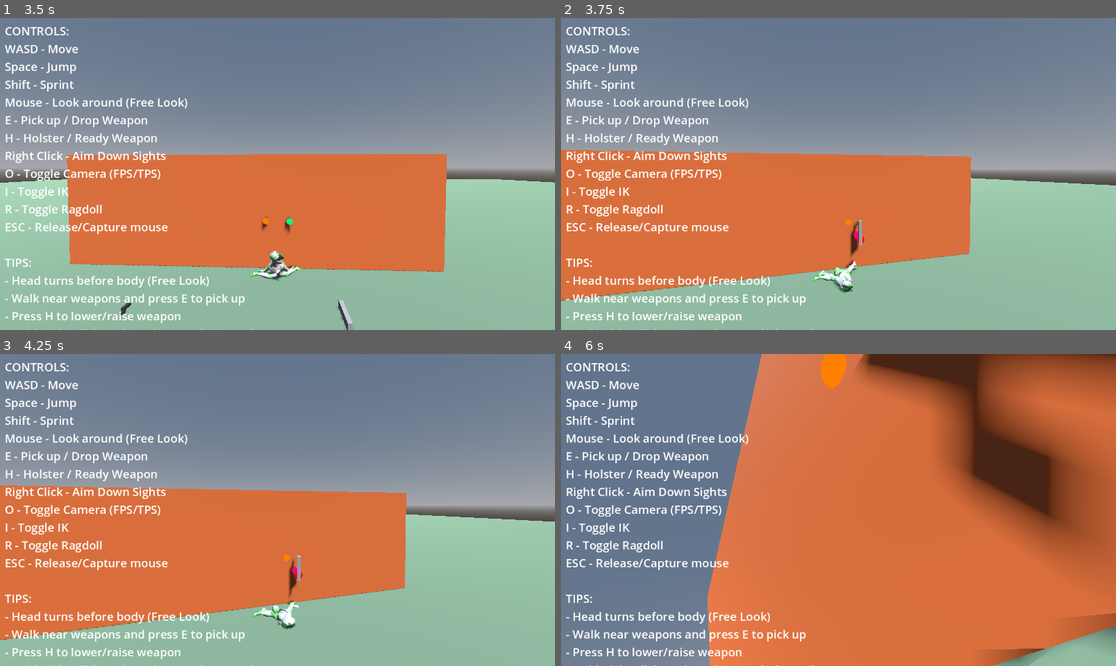
Above: before the commit, frames 1-4 (two rows, left to right).
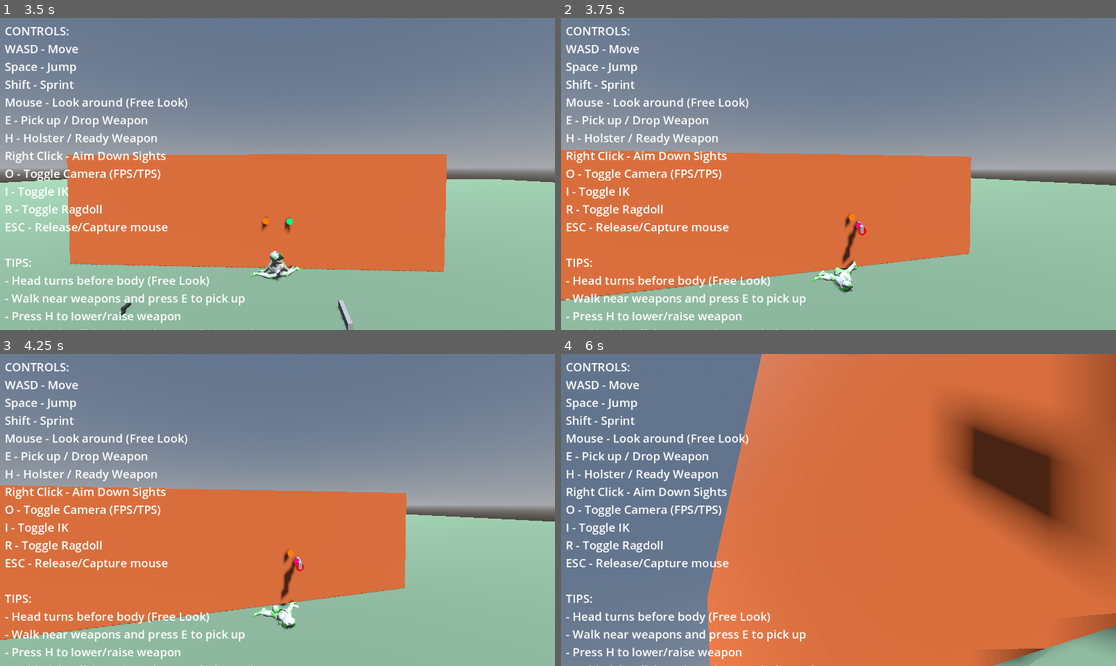
Above: after the commit, the same moments.

Repository: lmf-git/fpsikanimragdoll
Game: Godot game, scene res://world.tscn
Same seed, same stepped clock (60 frames per second), same inputs: the game is played once before the commit and once after it.
Inputs (mouse positions are in pixels of both pictures, inside the frame that each line leads up to):
- Up to frame 1 (3.5 s): tap Enter at 0.5 s; move the mouse to (305, 174) at 0.52 s; hold Shift (sprint) 0.53-1.28 s; hold W (move_forward) from 0.53 s (still down); click (305, 174) at 0.67 s; tap Space (jump) at 0.77, 1.52, 3.02 s; move the mouse to (249, 174) at 1.27 s; tap O (toggle_camera) at 1.35 s; move the mouse to (288, 167) at 2.02 s; hold I (toggle_ik) 2.03-2.78 s; move the mouse to (271, 180) at 2.77 s; tap R (toggle_ragdoll) at 2.85 s; click (271, 180) at 2.92 s
- Up to frame 2 (3.75 s): keep holding W (move_forward); move the mouse to (877, 177) at 3.52 s; tap E at 3.6 s
- Up to frame 3 (4.25 s): keep holding W (move_forward); tap Space (jump) at 3.77 s
- Up to frame 4 (6 s): move the mouse to (794, 506) at 4.27 s; tap H at 4.35 s; tap Space (jump) at 4.52 s; move the mouse to (844, 510) at 5.02 s; hold Shift (sprint) 5.03-5.78 s; click (844, 510) at 5.17 s; move the mouse to (816, 503) at 5.77 s; release W (move_forward) at 5.78 s; hold D (move_right) from 5.78 s (still down); tap O (toggle_camera) at 5.85 s

Frame 1 is identical in both runs. In frame 2, 0.3% of the frame differs, in the area x 50-56%, y 62-81%; in frame 3, 0.3%; in frame 4, 7.4%, in the area x 46-100%, y 0-32%.

Commit message:
Fix gun orientation and hand grip rotation
Weapon orientation fix:
- Removed -90 degree rotation offset that was causing wrong direction
- Weapon basis now directly matches camera basis (right, up, forward)
- Weapon's local -Z axis points along camera forward direction
- Gun barrel now points exactly where camera is aiming
- Grip point positioned at hand bone for proper hand placement

Hand grip rotation fix:
- Added wrist offset perpendicular to aim direction
- Right wrist offset 0.08m to the RIGHT to rotate forearm
- Left wrist offset 0.08m to the LEFT to rotate forearm
- This twists the forearm and rotates the hand palm
- Right palm now faces LEFT (toward gun) instead of inward
- Left palm now faces RIGHT (toward gun) instead of inward
- Hands wrap around gun handle like a fist

Result: Gun points correctly, hands grip properly

Diff:
--- a/character_controller.gd
+++ b/character_controller.gd
@@ -1990,8 +1990,14 @@
 
 		right_elbow_target.global_position = elbow_pos
 
-		# Position wrist between elbow and hand (closer to hand)
+		# Position wrist between elbow and hand with rotation offset for grip
+		# Base position: between elbow and hand
 		var wrist_pos = right_elbow_target.global_position.lerp(right_hand_target.global_position, 0.7)
+
+		# Offset wrist slightly to the RIGHT to rotate forearm for gun grip
+		# This makes the palm face left (toward gun handle) instead of facing body
+		wrist_pos += aim_right * 0.08  # Offset to the right to rotate hand
+
 		right_wrist_target.global_position = wrist_pos
 
 	# LEFT ARM: Position elbow and wrist targets to follow hand target
@@ -2019,8 +2025,13 @@
 
 			left_elbow_target.global_position = elbow_pos
 
-			# Position wrist between elbow and hand
+			# Position wrist between elbow and hand with rotation offset for grip
 			var wrist_pos = left_elbow_target.global_position.lerp(left_hand_target.global_position, 0.7)
+
+			# Offset wrist slightly to the LEFT to rotate forearm for gun grip
+			# This makes the palm face right (toward gun handle) instead of facing body
+			wrist_pos += aim_right * -0.08  # Offset to the left (negative right) to rotate hand
+
 			left_wrist_target.global_position = wrist_pos
 		else:
 			# Pistol hip fire: left arm stays at rest position
@@ -2053,38 +2064,32 @@
 	if not active_camera:
 		return
 
-	# STEP 1: Orient weapon to match CAMERA AIM DIRECTION, not hand rotation
-	# This prevents the weapon from rotating opposite to arm movement
+	# STEP 1: Orient weapon to point where camera is aiming
+	# Use camera forward direction, not hand rotation
 	if equipped_weapon.main_grip:
-		# Calculate where weapon should be placed so grip aligns with hand
-		var grip_local_pos = equipped_weapon.main_grip.position
-
-		# Use camera's aim direction for weapon orientation
-		# This keeps the weapon pointing where you're looking
+		# Get camera aim direction
 		var camera_forward = -active_camera.global_transform.basis.z
 		var camera_right = active_camera.global_transform.basis.x
 		var camera_up = active_camera.global_transform.basis.y
 
-		# Build weapon basis from camera orientation
-		# Apply -90 degree pitch to point weapon forward
-		var rotation_offset = Basis()
-		rotation_offset = rotation_offset.rotated(Vector3.RIGHT, deg_to_rad(-90))  # Pitch weapon forward
-
-		# Construct weapon basis from camera (ensures weapon follows aim)
-		var weapon_basis = Basis(camera_right, camera_up, camera_forward) * rotation_offset
+		# Make weapon point forward along camera aim
+		# Weapon's local -Z axis should point along camera forward
+		# Build basis: right=camera_right, up=camera_up, forward=camera_forward
+		var weapon_basis = Basis(camera_right, camera_up, camera_forward)
 		equipped_weapon.global_transform.basis = weapon_basis
 
-		# Position weapon so grip point is at hand bone origin
+		# Position weapon so grip aligns with hand bone
+		var grip_local_pos = equipped_weapon.main_grip.position
 		var grip_world_offset = equipped_weapon.global_transform.basis * grip_local_pos
 		equipped_weapon.global_position = right_hand_transform.origin - grip_world_offset
 
-		print("DEBUG: Set weapon position to: ", equipped_weapon.global_position)
+		print("DEBUG: Weapon at hand, pointing camera direction: ", equipped_weapon.global_position)
 	else:
-		# Fallback: if no grip point, point weapon at camera aim direction
+		# Fallback: point weapon forward from hand position
 		var camera_forward = -active_camera.global_transform.basis.z
 		equipped_weapon.global_position = right_hand_transform.origin
 		equipped_weapon.look_at(right_hand_transform.origin + camera_forward * 10.0, Vector3.UP)
-		print("DEBUG: No main_grip, oriented weapon to camera aim")
+		print("DEBUG: No grip, weapon pointing camera aim")
 
 func _process(_delta):
 	# WEAPON UPDATE ORDER - CRITICAL for proper IK-based positioning:
